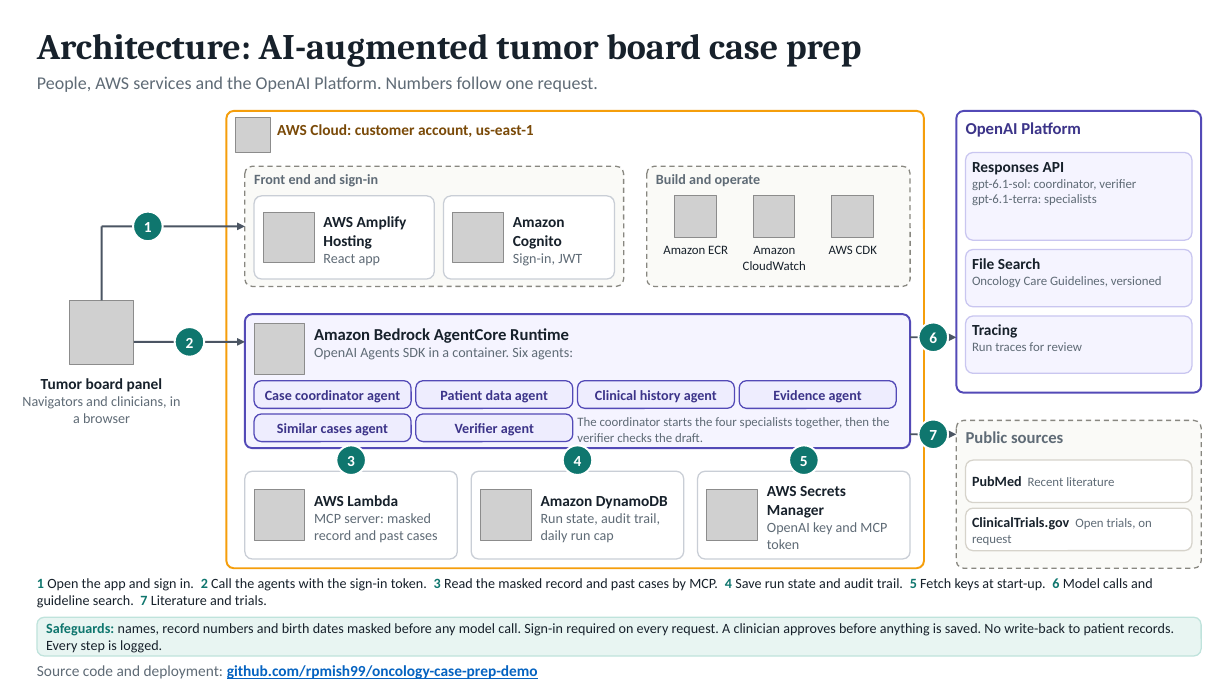
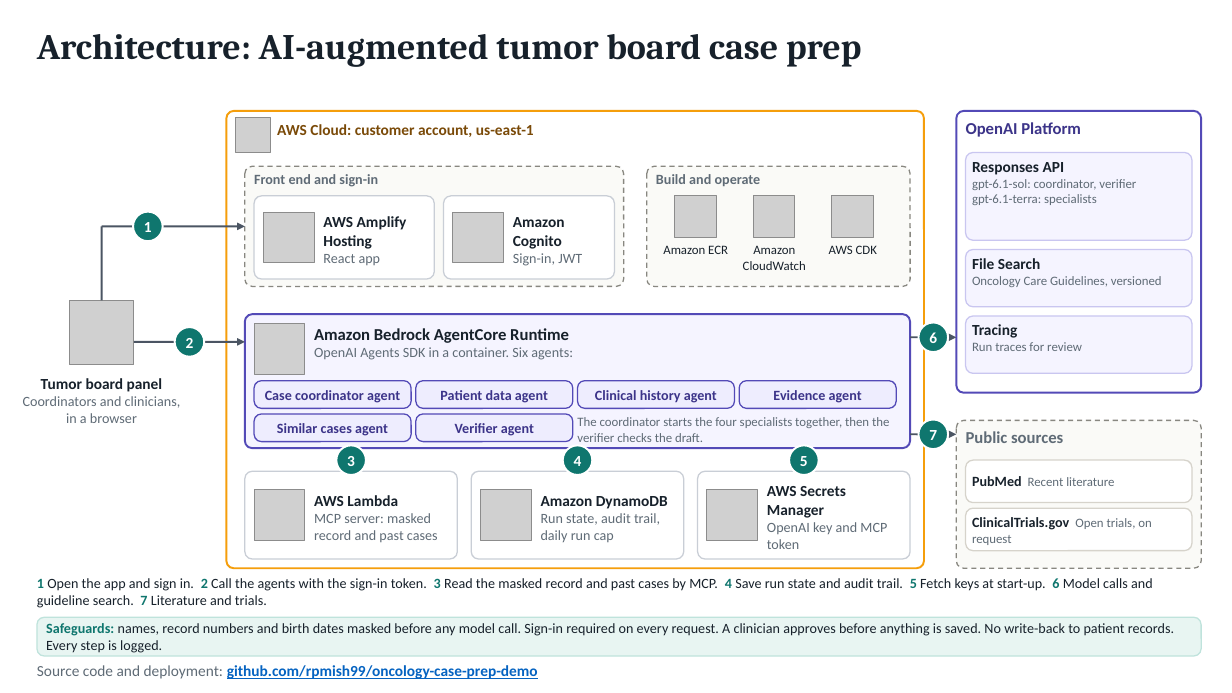
Before and after one commit to rpmish99/oncology-case-prep-demo, a slide deck: slide 1 of docs/architecture.pptx. Drawn at 1232x693 pixels with LibreOffice and Linux fonts; fonts in the diff are those of the drawing; grey boxes stand for pictures. Boxes give left, top, right and bottom in pixels: in the first picture for what was removed or moved away, otherwise in the second. Text is boxed around its words. In the diff, an @@ line names an element or a change of style, - is before the commit and + after.

Commit message:
Update recording kit with OpenAI dashboard segment; add study video tools

```diff
--- a/docs/architecture.pptx
+++ b/docs/architecture.pptx
@@ text removed at [37,76,598,92] @@
-People, AWS services and the OpenAI Platform. Numbers follow one request.
@@ text at [23,396,181,423]: text changed @@
-Navigators and clinicians, in a browser
+Coordinators and clinicians, in a browser
```
Also in this commit, not shown: 14 other files.
